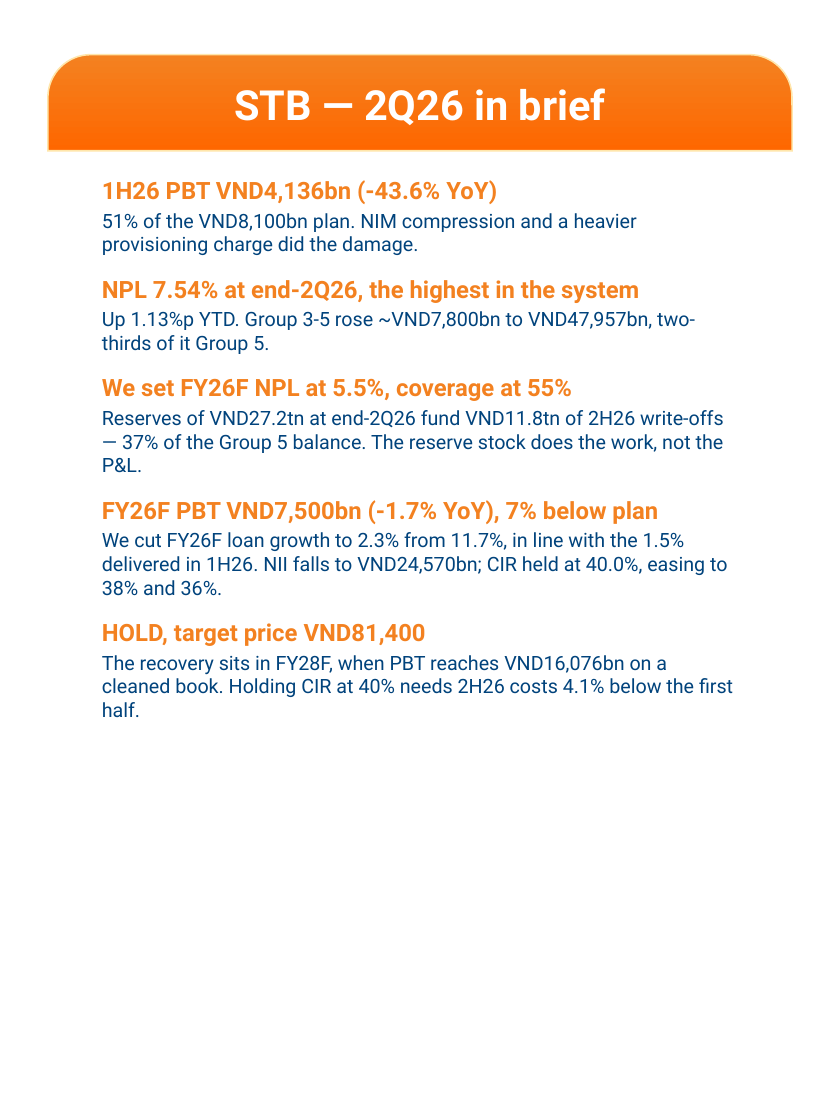
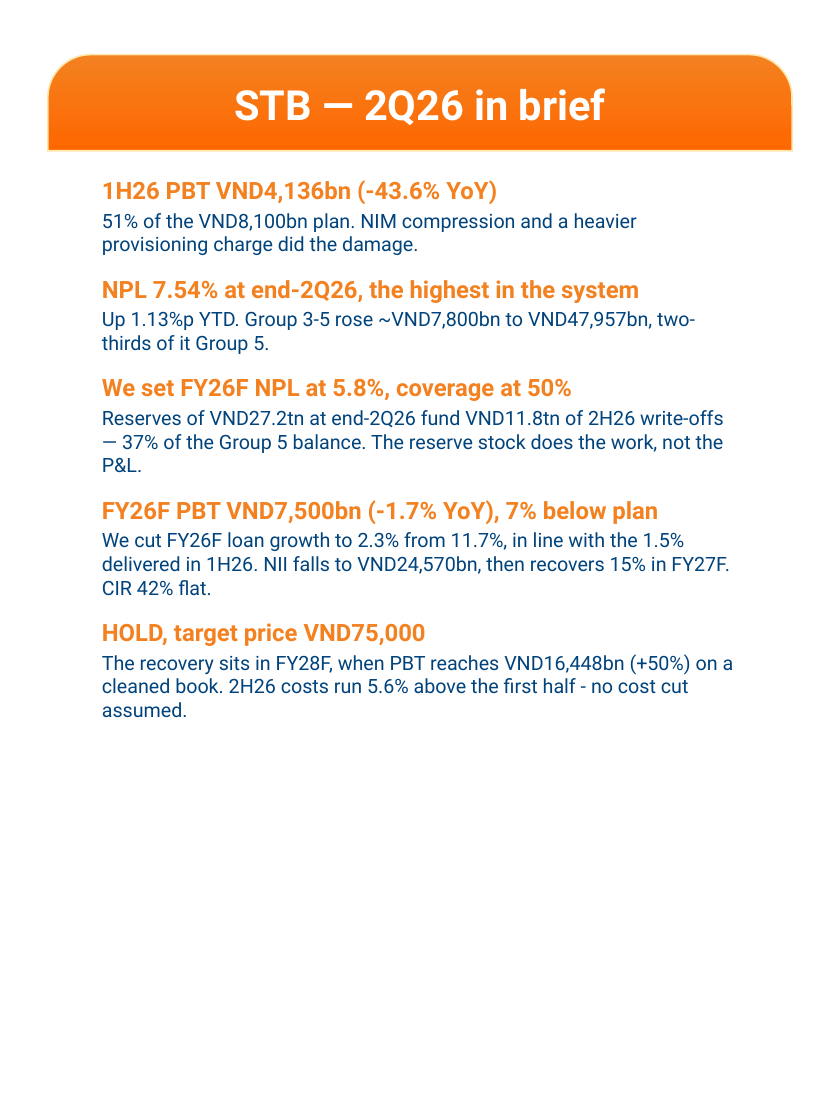
Before and after one commit to datquanton/verbose-guide, a slide deck: slide 2 of MASVN_Mobile_Report_STB_FPT_2Q26_EN_VN.pptx. Drawn at 840x1120 pixels with LibreOffice and Linux fonts; fonts in the diff are those of the drawing; background and template pictures are left out. Boxes give left, top, right and bottom in pixels: in the first picture for what was removed or moved away, otherwise in the second. Text is boxed around its words. In the diff, an @@ line names an element or a change of style, - is before the commit and + after.

```diff
--- a/MASVN_Mobile_Report_STB_FPT_2Q26_EN_VN.pptx
+++ b/MASVN_Mobile_Report_STB_FPT_2Q26_EN_VN.pptx
@@ text at (x1=102, y1=379, x2=572, y2=401): text changed @@
-We set FY26F NPL at 5.5%, coverage at 55%
+We set FY26F NPL at 5.8%, coverage at 50%
@@ text at (x1=102, y1=532, x2=734, y2=718): text changed @@
-We cut FY26F loan growth to 2.3% from 11.7%, in line with the 1.5% delivered in 1H26. NII falls to VND24,570bn; CIR held at 40.0%, easing to 38% and 36%.
-HOLD, target price VND81,400
-The recovery sits in FY28F, when PBT reaches VND16,076bn on a cleaned book. Holding CIR at 40% needs 2H26 costs 4.1% below the first half.
+We cut FY26F loan growth to 2.3% from 11.7%, in line with the 1.5% delivered in 1H26. NII falls to VND24,570bn, then recovers 15% in FY27F. CIR 42% flat.
+HOLD, target price VND75,000
+The recovery sits in FY28F, when PBT reaches VND16,448bn (+50%) on a cleaned book. 2H26 costs run 5.6% above the first half - no cost cut assumed.
```
Also in this commit, not shown: 9 other slides changed, 12 other files.
